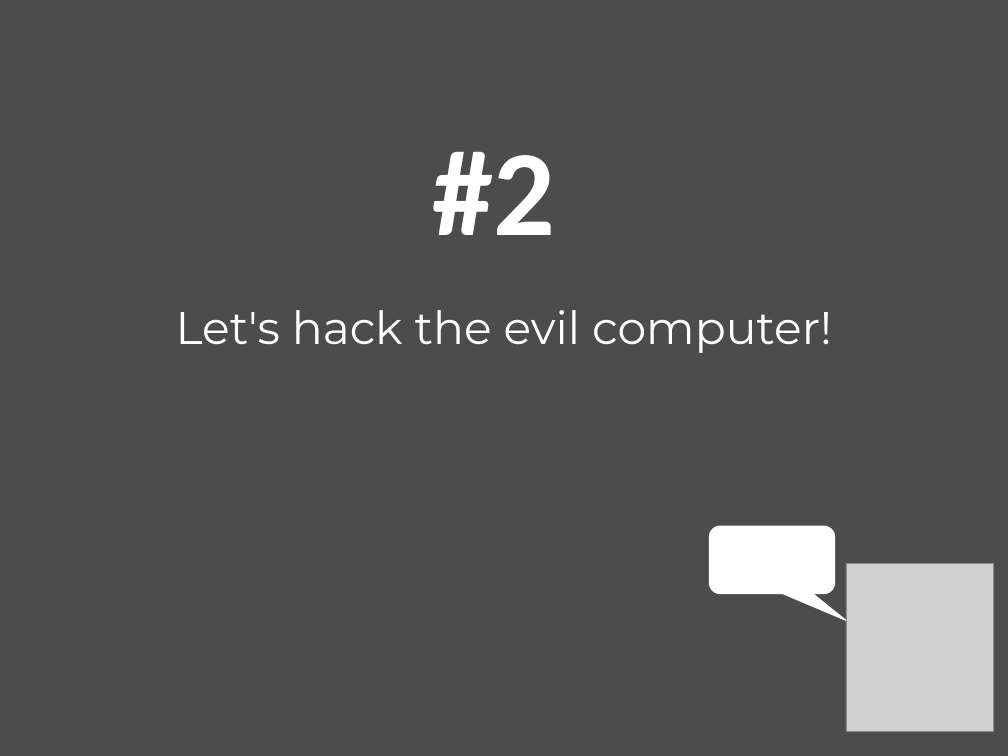
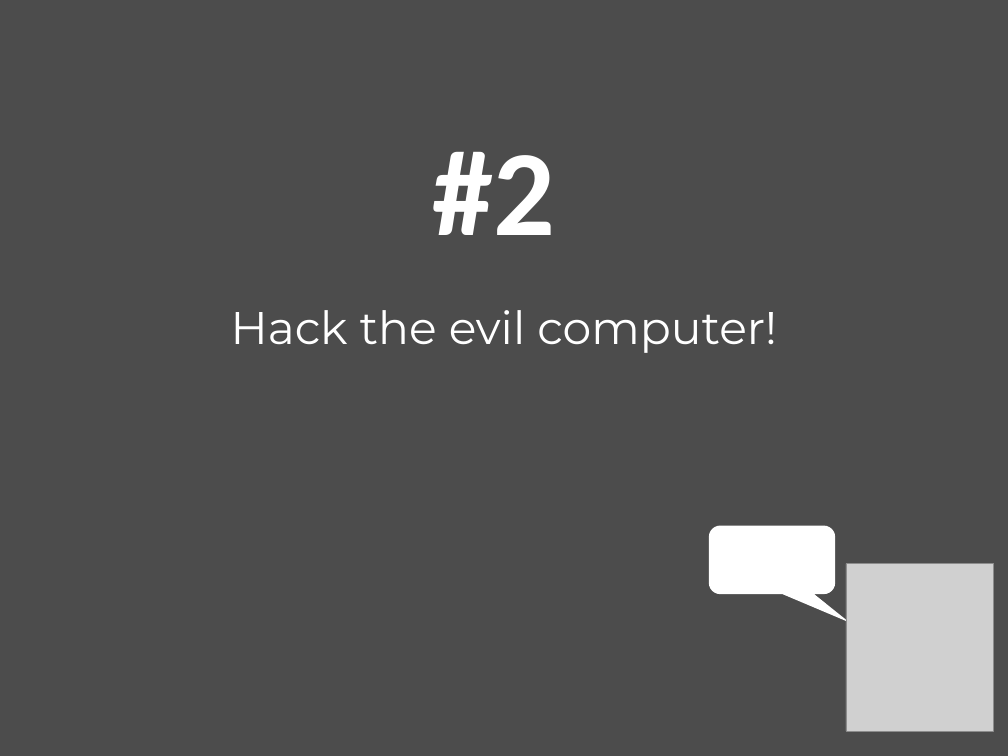
Before and after one commit to mairin/agc-materials, a slide deck: slide 8 of inkscape-slides/InkscapeBootcamp.odp. Drawn at 1008x756 pixels with LibreOffice and Linux fonts; fonts in the diff are those of the drawing; grey boxes stand for pictures. Boxes give left, top, right and bottom in pixels: in the first picture for what was removed or moved away, otherwise in the second. Text is boxed around its words. In the diff, an @@ line names an element or a change of style, - is before the commit and + after.

Commit message:
/ ‘inkscape-slides/InkscapeBootcamp.odp’

```diff
--- a/inkscape-slides/InkscapeBootcamp.odp
+++ b/inkscape-slides/InkscapeBootcamp.odp
@@ title at [231,152,777,353]: text changed @@
-#2
-Let's hack the evil computer!
+#2
+Hack the evil computer!
```
Also in this commit, not shown: 5 other slides changed, 1 slide added, 1 slide removed.
